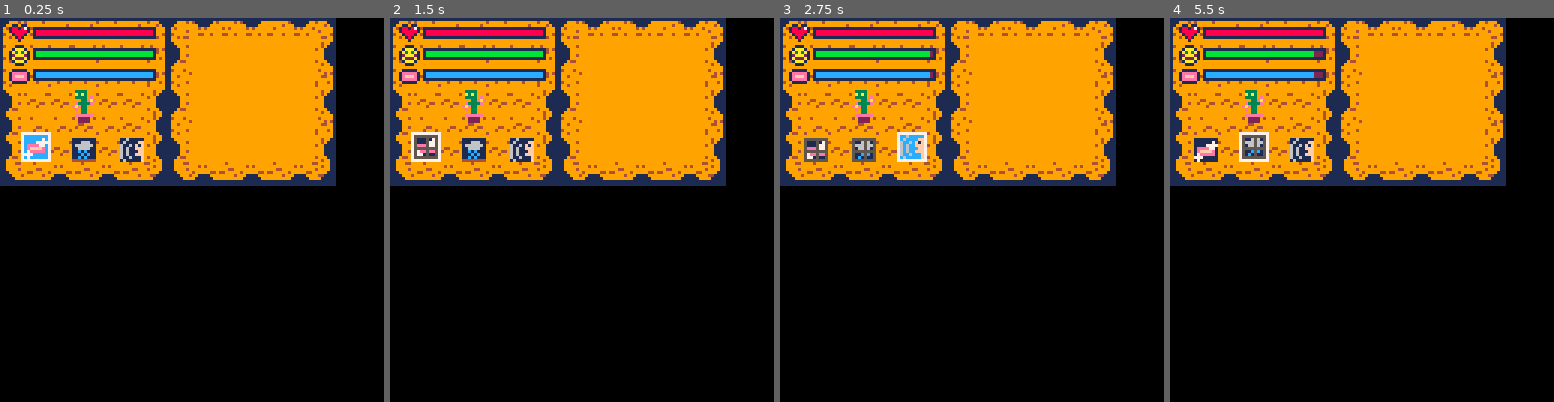
Above: before the commit, frames 1-4 (left to right).
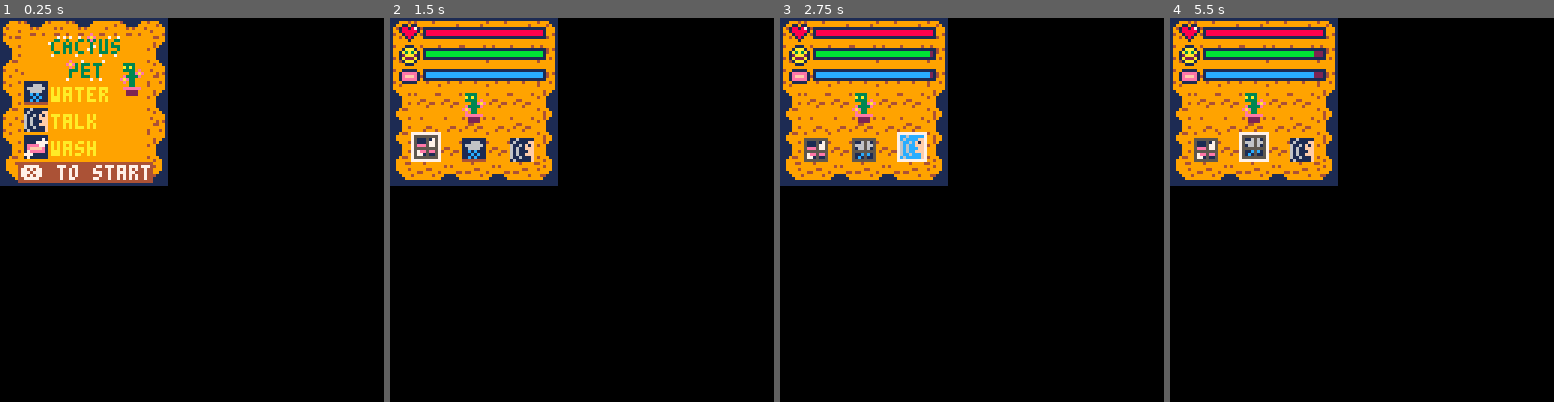
Above: after the commit, the same moments.

Repository: CarrotKnits/cactus_pet
Game: PICO-8 cartridge cactus_pet.p8
The game is run twice, just before and just after one commit, with the same random seed, the same clock (stepped at 60 frames per second) and the same inputs.
Inputs:
- Up to frame 1 (0.25 s): no input
- Up to frame 2 (1.5 s): tap X (X key) at 0.33, 1.07 s
- Up to frame 3 (2.75 s): hold Right 1.6-2.1 s; tap X (X key) at 1.85 s; hold Right from 2.47 s (still down)
- Up to frame 4 (5.5 s): tap X (X key) at 2.97, 4.08, 5.2 s; release Right at 3.03 s; hold Left 3.08-3.58 s; hold Right 4.02-4.68 s; hold Left from 5.08 s (still down)

The runs differ from the first frame. In frame 1, 29% of the frame differs, in the area x 0-88%, y 0-44%; in frame 2, 19%; in frame 3, 19%; in frame 4, 20%.

Commit message:
MAKE transition from Title Screen state to Play state

Diff:
--- a/game_states.lua
+++ b/game_states.lua
@@ -26,8 +26,8 @@
 end
 --play
 function u_play()
+    u_hp_sts()
     upet()
-    u_hp_sts()
     u_music()
     u_main_menu()
     u_cursor_control()
@@ -35,7 +35,7 @@
 
 function d_play()
     cls()
-    map()
+    map(0, 0, 0, 0, 7, 7, 0)
     spr(11,24,32)
     d_hp_sts()
     dpet()
--- a/main.lua
+++ b/main.lua
@@ -1,6 +1,8 @@
 --main program
 
 function _init()
+    game_state = "title"
+    pet_state_code = "mch"
     ipet()
     i_hp_sts()
     i_ani()
@@ -11,19 +13,17 @@
 end
 
 function _update()
-    upet()
-    u_hp_sts()
-    u_music()
-    u_main_menu()
-    u_cursor_control()
+    if game_state == "title" then
+        u_title()
+    elseif game_state == "play" then
+        u_play()
+    end
 end
 
 function _draw()
-    cls()
-    map()
-    spr(11,24,32)
-    d_hp_sts()
-    dpet()
-    d_main_menu()
-    d_cursor_control()
+    if game_state == "title" then
+        d_title()
+    elseif game_state == "play" then
+        d_play()
+    end
 end
